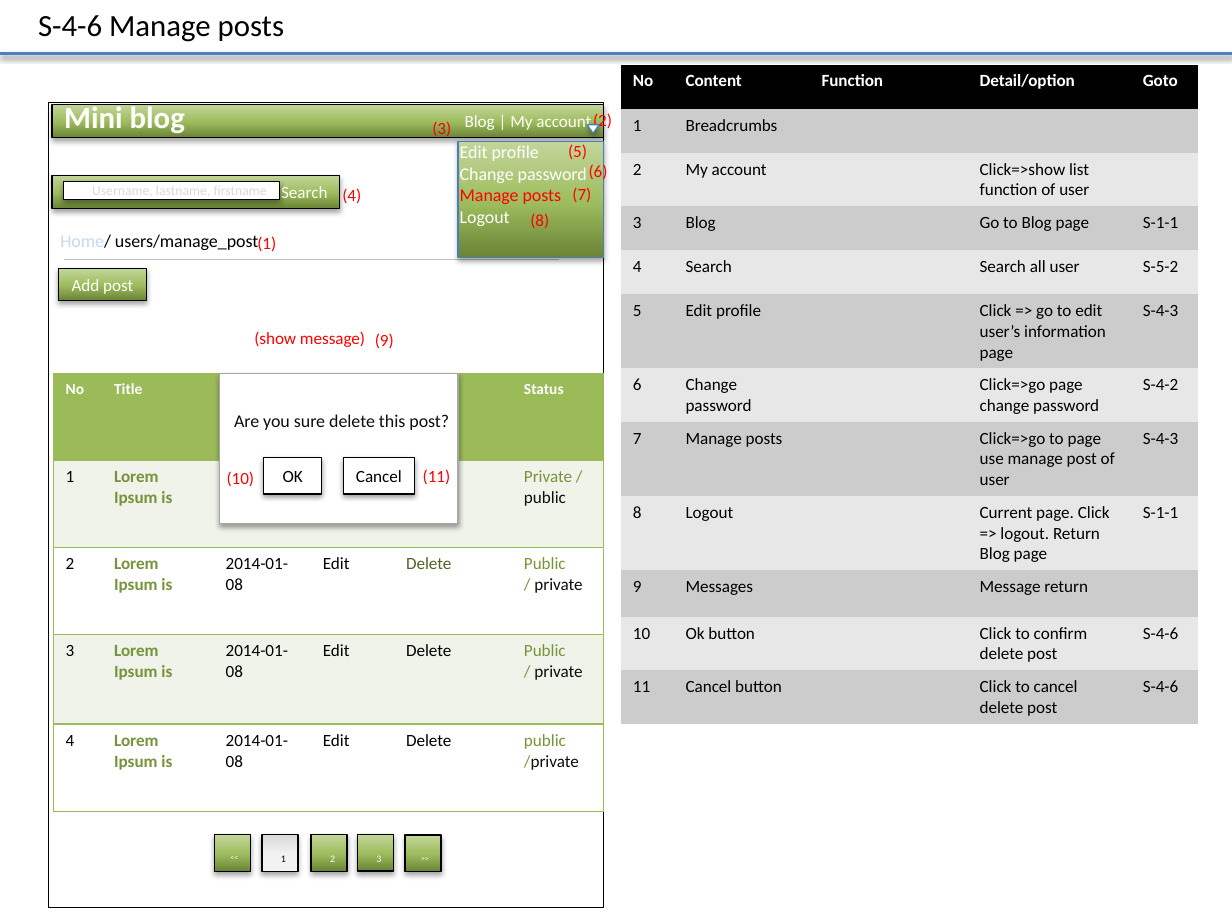
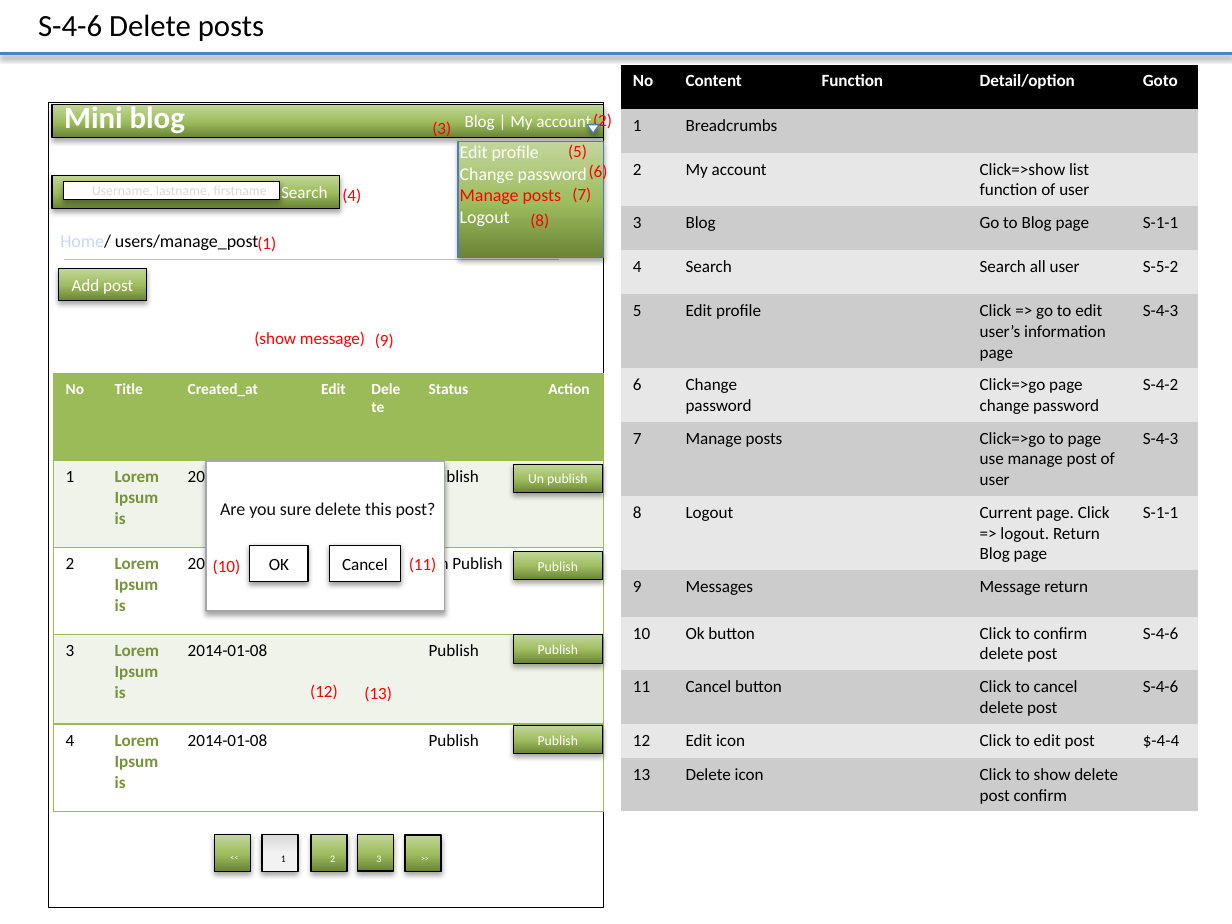
Before and after one commit to Mulodo-PHP-Training/miniblog-lam.vy, a slide deck: slide 15 of doc/frontend/wireframe/TRN-MiniBlog_WireframeDesign_LAMVY.pptx. Drawn at 1232x924 pixels with LibreOffice and Linux fonts; fonts in the diff are those of the drawing; background and template pictures are left out. Boxes give left, top, right and bottom in pixels: in the first picture for what was removed or moved away, otherwise in the second. Text is boxed around its words. In the diff, an @@ line names an element or a change of style, - is before the commit and + after.

```diff
--- a/doc/frontend/wireframe/TRN-MiniBlog_WireframeDesign_LAMVY.pptx
+++ b/doc/frontend/wireframe/TRN-MiniBlog_WireframeDesign_LAMVY.pptx
@@ text at <box>38,14,264,41</box>: text changed @@
-S-4-6 Manage posts
+S-4-6 Delete posts
@@ table at <box>621,64,1198,811</box> @@
+row 13: 12 | Edit icon |  | Click to edit post | $-4-4
+row 14: 13 | Delete icon |  | Click to show delete post confirm | 
@@ table at <box>53,373,602,812</box> @@
-column 4: Edit | Edit | Edit | Edit | Edit
-column 5: Delete | Delete | Delete | Delete | Delete
-column 6: Status | Private /public | Public / / private | Public / / private | public / /private
+column 4: Edit |  |  |  | 
+column 5: Delete |  |  |  | 
+column 6: Status | Publish | Un Publish | Publish | Publish
+column 7: Action |  |  |  | 
@@ 3 rectangles, 1 text: place and size @@
-3 rectangles, 1 text at <box>219,373,457,524</box>
+3 rectangles, 1 text at <box>206,461,444,611</box>
@@ rectangle added at <box>514,464,602,493</box>, fill gradient #6A8336 to #9EBD5E to #C3D69B, outline #000000 0.75 pt, 8 pt, text #FFFFFF @@
+Un publish
@@ text "(10)": place and size @@
-text "(10)" at <box>227,471,255,486</box>
+text "(10)" at <box>213,559,241,574</box>
@@ text "(11)": place and size @@
-text "(11)" at <box>423,469,451,484</box>
+text "(11)" at <box>409,557,437,572</box>
@@ rectangle added at <box>514,552,602,580</box>, fill gradient #6A8336 to #9EBD5E to #C3D69B, outline #000000 0.75 pt, 8 pt, text #FFFFFF @@
+Publish
@@ rectangle added at <box>514,634,602,663</box>, fill gradient #6A8336 to #9EBD5E to #C3D69B, outline #000000 0.75 pt, 8 pt, text #FFFFFF @@
+Publish
@@ text added at <box>310,684,338,699</box>, 10 pt, text #FF0000 @@
+(12)
@@ text "(13)" rewrapped from <box>407,478,464,511</box> to <box>364,686,392,701</box> @@
@@ rectangle added at <box>514,726,602,754</box>, fill gradient #6A8336 to #9EBD5E to #C3D69B, outline #000000 0.75 pt, 8 pt, text #FFFFFF @@
+Publish
```
Also in this commit, not shown: 11 other slides changed, 4 slides added.
